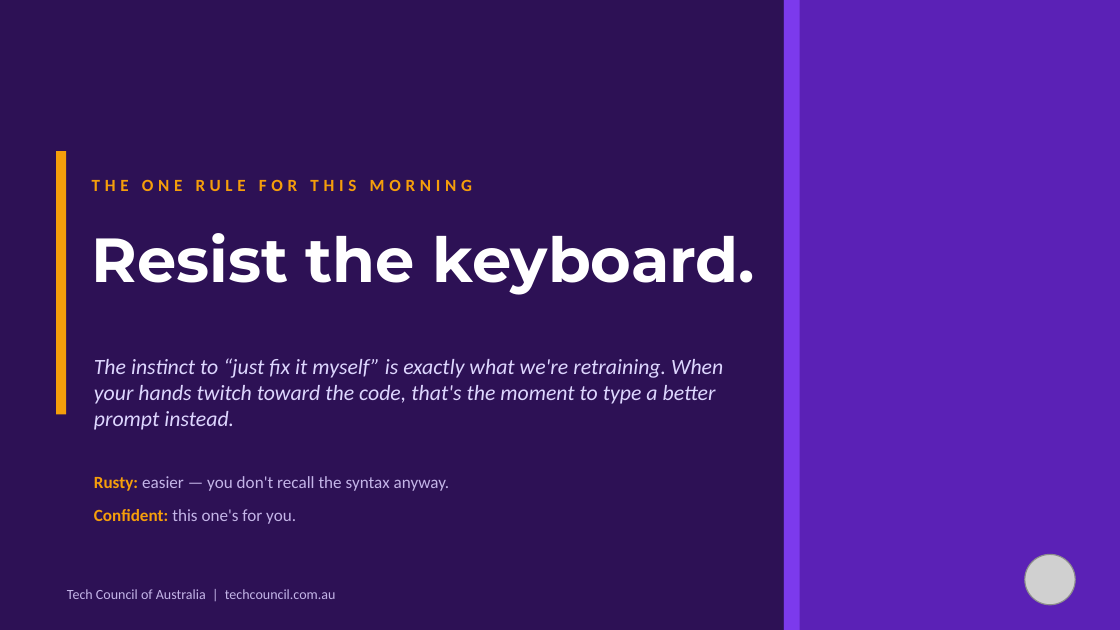
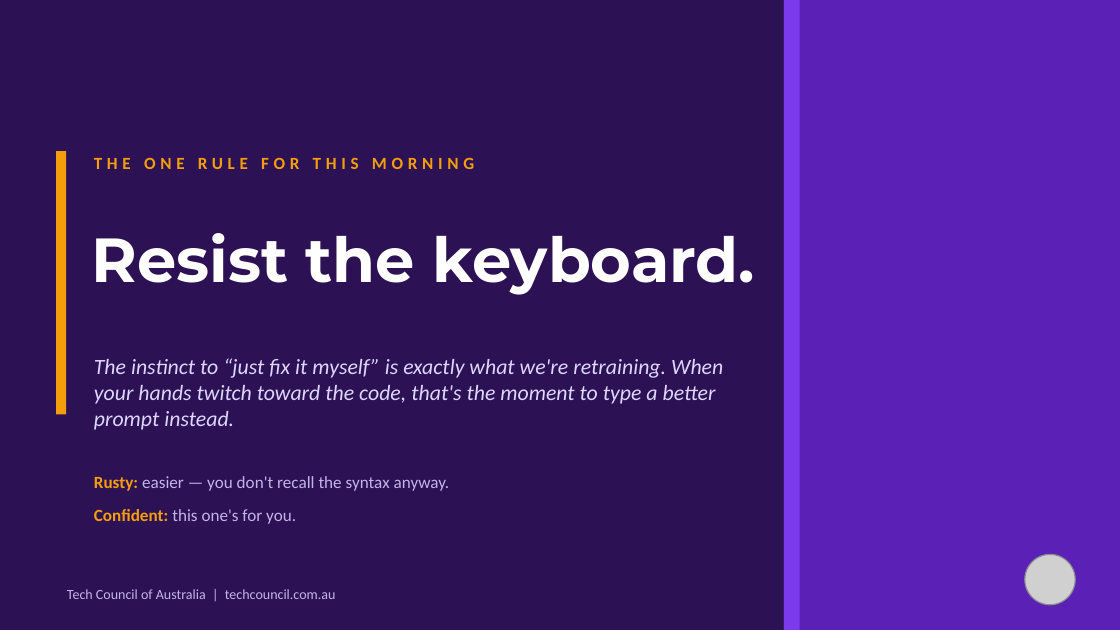
Before and after one commit to paulkeen/tca-habits, a slide deck: slide 8 of docs/TCA-Vibe-Coding-v2.pptx. Drawn at 1120x630 pixels with LibreOffice and Linux fonts; fonts in the diff are those of the drawing; grey boxes stand for pictures. Boxes give left, top, right and bottom in pixels: in the first picture for what was removed or moved away, otherwise in the second. Text is boxed around its words. In the diff, an @@ line names an element or a change of style, - is before the commit and + after.

```diff
--- a/docs/TCA-Vibe-Coding-v2.pptx
+++ b/docs/TCA-Vibe-Coding-v2.pptx
@@ text "THE ONE RULE FOR THIS ...": place and size @@
-text "THE ONE RULE FOR THIS ..." at <box>92,180,472,191</box>
+text "THE ONE RULE FOR THIS ..." at <box>94,158,474,169</box>
```
Also in this commit, not shown: 1 other file.
